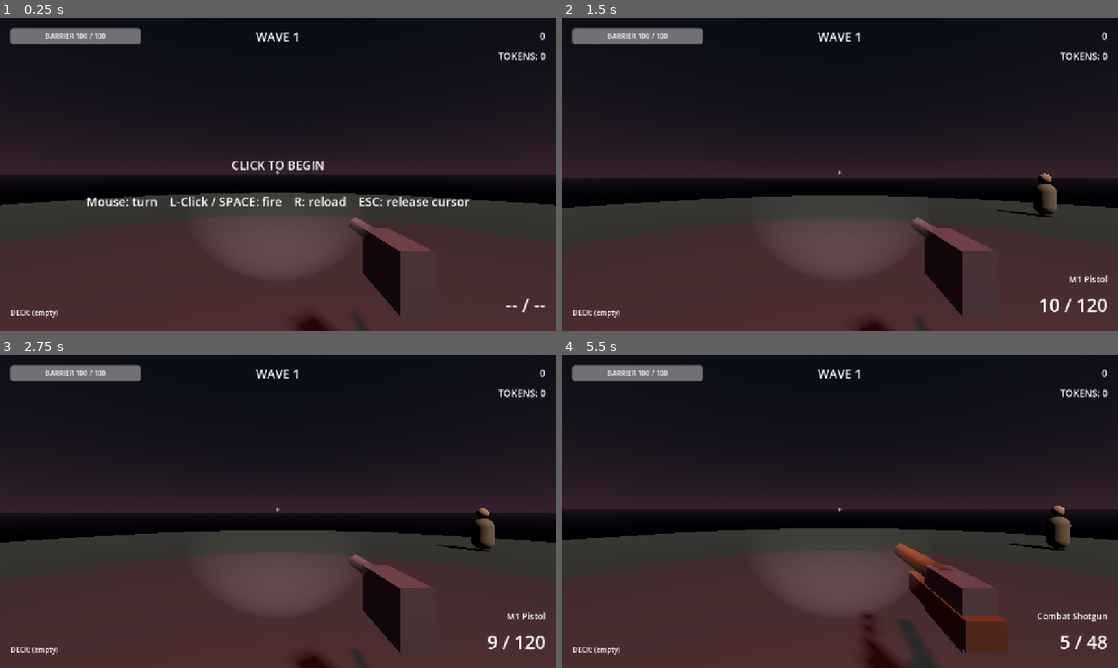
Above: before the commit, frames 1-4 (two rows, left to right).
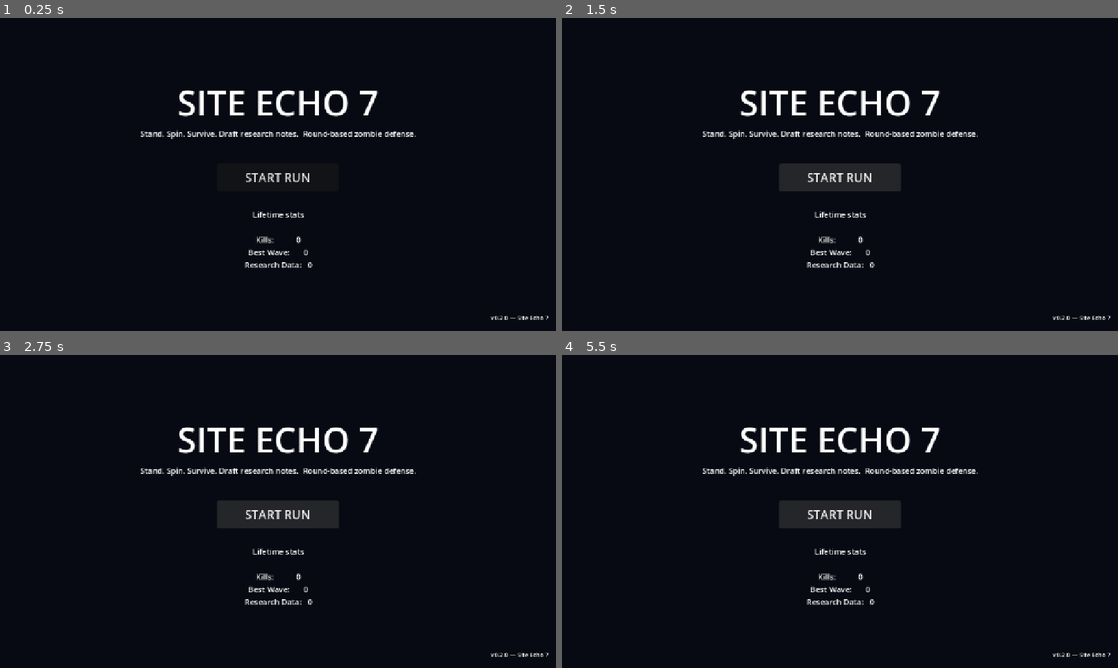
Above: after the commit, the same moments.

Repository: Josh-Buck/site-echo-7
Game: Godot game, scene res://scenes/ui/TitleScreen.tscn
Two runs of this game, one before a commit and one after it. Both use one fixed random seed, a clock stepped at 60 frames per second and the inputs below. Before the commit the project starts from res://scenes/Main.tscn.
Inputs (mouse positions are in pixels of both pictures, inside the frame that each line leads up to):
- Up to frame 1 (0.25 s): no input
- Up to frame 2 (1.5 s): click (840, 177) at 0.5 s, where only the run after the commit has a clickable "START RUN"; click (840, 177) at 1.25 s, where only the run after the commit has a clickable "START RUN"
- Up to frame 3 (2.75 s): click (278, 514) at 2 s, where only the run after the commit has a clickable "START RUN"
- Up to frame 4 (5.5 s): move the mouse to (867, 511) at 2.77 s; press the mouse at (867, 511) at 2.78 s; move the mouse to (812, 511) at 3.52 s; release the mouse at (812, 511) at 3.53 s; tap Q (swap_next) at 3.6 s; click (812, 511) at 3.67 s; move the mouse to (851, 505) at 4.27 s; hold 1 (swap_primary) 4.28-5.03 s; click (851, 505) at 4.42 s; move the mouse to (834, 517) at 5.02 s; tap 2 (swap_secondary) at 5.1 s; click (834, 517) at 5.17 s

The runs differ from the first frame. In frame 1, 58% of the frame differs, in the area x 0-100%, y 3-100%; in frame 2, 57%; in frame 3, 58%; in frame 4, 58%.

Commit message:
M2c1: title screen, run-end stats banking, return-to-menu flow

Diff:
--- a/autoload/MetaProgress.gd
+++ b/autoload/MetaProgress.gd
@@ -14,6 +14,15 @@
 
 func add_score(amount: int) -> void:
 	lifetime_score += amount
+	SaveSystem.save_meta()
+
+func record_run_end() -> void:
+	if GameState.current_round > best_round:
+		best_round = GameState.current_round
+	# Convert remaining tokens to RD at end of run (10:1 with round bonus).
+	var round_mult: float = 1.0 + (float(GameState.current_round) * 0.05)
+	var earned := int(float(GameState.tokens) / 10.0 * round_mult)
+	research_data += earned
 	SaveSystem.save_meta()
 
 func reset_all() -> void:
--- a/project.godot
+++ b/project.godot
@@ -12,7 +12,7 @@
 
 config/name="Site Echo 7"
 config/description="Stationary 360° horde shooter. Draft research-note cards between rounds. Site Echo-7 outbreak."
-run/main_scene="res://scenes/Main.tscn"
+run/main_scene="res://scenes/ui/TitleScreen.tscn"
 config/features=PackedStringArray("4.6", "GL Compatibility")
 config/icon="res://icon.svg"
 
--- /dev/null
+++ b/scenes/ui/TitleScreen.gd
@@ -0,0 +1,28 @@
+extends Control
+
+@onready var title_label: Label = $VBox/TitleLabel
+@onready var subtitle_label: Label = $VBox/SubtitleLabel
+@onready var stats_label: Label = $VBox/StatsLabel
+@onready var start_button: Button = $VBox/StartButton
+@onready var version_label: Label = $VersionLabel
+
+func _ready() -> void:
+	Input.set_mouse_mode(Input.MOUSE_MODE_VISIBLE)
+	start_button.pressed.connect(_on_start_pressed)
+	_refresh_stats()
+	version_label.text = "v0.2.0 — Site Echo 7"
+
+func _refresh_stats() -> void:
+	var lines: Array[String] = []
+	lines.append("Lifetime stats")
+	lines.append("")
+	lines.append("Kills:           %d" % MetaProgress.lifetime_kills)
+	lines.append("Best Wave:       %d" % MetaProgress.best_round)
+	lines.append("Research Data:   %d" % MetaProgress.research_data)
+	stats_label.text = "\n".join(lines)
+
+func _on_start_pressed() -> void:
+	# The first interaction is a click — register it for audio gating now.
+	AudioMan.register_first_gesture()
+	GameState.start_run()
+	get_tree().change_scene_to_file("res://scenes/Main.tscn")
--- /dev/null
+++ b/scenes/ui/TitleScreen.tscn
@@ -0,0 +1,84 @@
+[gd_scene load_steps=3 format=3 uid="uid://b1titlexyz"]
+
+[ext_resource type="Script" path="res://scenes/ui/TitleScreen.gd" id="1_title"]
+
+[sub_resource type="StyleBoxFlat" id="StyleBoxFlat_bg"]
+bg_color = Color(0.03, 0.04, 0.07, 1)
+
+[node name="TitleScreen" type="Control"]
+anchors_preset = 15
+anchor_right = 1.0
+anchor_bottom = 1.0
+grow_horizontal = 2
+grow_vertical = 2
+
+[node name="Background" type="PanelContainer" parent="."]
+anchors_preset = 15
+anchor_right = 1.0
+anchor_bottom = 1.0
+grow_horizontal = 2
+grow_vertical = 2
+theme_override_styles/panel = SubResource("StyleBoxFlat_bg")
+
+[node name="VBox" type="VBoxContainer" parent="."]
+anchors_preset = 8
+anchor_left = 0.5
+anchor_top = 0.5
+anchor_right = 0.5
+anchor_bottom = 0.5
+offset_left = -300.0
+offset_top = -240.0
+offset_right = 300.0
+offset_bottom = 240.0
+grow_horizontal = 2
+grow_vertical = 2
+alignment = 1
+
+[node name="TitleLabel" type="Label" parent="VBox"]
+layout_mode = 2
+theme_override_font_sizes/font_size = 80
+text = "SITE ECHO 7"
+horizontal_alignment = 1
+
+[node name="SubtitleLabel" type="Label" parent="VBox"]
+layout_mode = 2
+theme_override_font_sizes/font_size = 18
+text = "Stand. Spin. Survive. Draft research notes.  Round-based zombie defense."
+horizontal_alignment = 1
+
+[node name="Spacer1" type="Control" parent="VBox"]
+layout_mode = 2
+custom_minimum_size = Vector2(0, 48)
+
+[node name="StartButton" type="Button" parent="VBox"]
+layout_mode = 2
+size_flags_horizontal = 4
+custom_minimum_size = Vector2(280, 64)
+theme_override_font_sizes/font_size = 28
+text = "START RUN"
+
+[node name="Spacer2" type="Control" parent="VBox"]
+layout_mode = 2
+custom_minimum_size = Vector2(0, 32)
+
+[node name="StatsLabel" type="Label" parent="VBox"]
+layout_mode = 2
+theme_override_font_sizes/font_size = 18
+text = "Lifetime stats\n\nKills:           0\nBest Wave:       0\nResearch Data:   0"
+horizontal_alignment = 1
+
+[node name="VersionLabel" type="Label" parent="."]
+anchors_preset = 3
+anchor_left = 1.0
+anchor_top = 1.0
+anchor_right = 1.0
+anchor_bottom = 1.0
+offset_left = -260.0
+offset_top = -40.0
+offset_right = -16.0
+offset_bottom = -12.0
+grow_horizontal = 0
+grow_vertical = 0
+theme_override_font_sizes/font_size = 14
+text = "v0.2.0 — Site Echo 7"
+horizontal_alignment = 2
--- a/scenes/ui/WaveComplete.gd
+++ b/scenes/ui/WaveComplete.gd
@@ -32,23 +32,25 @@
 
 func _on_barrier_destroyed() -> void:
 	_is_game_over = true
+	MetaProgress.record_run_end()
 	title_label.text = "BARRIER BREACHED"
-	stats_label.text = "Survived %d waves    Kills: %d    Tokens: %d" % [GameState.current_round, GameState.current_score, GameState.tokens]
+	stats_label.text = "Survived %d waves    Kills: %d    Tokens banked into Research Data" % [GameState.current_round, GameState.current_score]
 	next_wave_button.visible = false
 	retry_button.visible = true
-	retry_button.text = "RETRY"
+	retry_button.text = "RETURN TO MENU"
 	_show()
 
 func _on_run_ended(stats: Dictionary) -> void:
 	_is_game_over = true
 	if stats.get("victory", false):
+		MetaProgress.record_run_end()
 		title_label.text = "ALL WAVES SURVIVED"
-		stats_label.text = "Kills: %d    Tokens: %d    Lifetime: %d" % [GameState.current_score, GameState.tokens, MetaProgress.lifetime_kills]
+		stats_label.text = "Kills: %d    Run banked to Research Data    Lifetime: %d" % [GameState.current_score, MetaProgress.lifetime_kills]
 	else:
-		return  # barrier_destroyed already handled
+		return
 	next_wave_button.visible = false
 	retry_button.visible = true
-	retry_button.text = "PLAY AGAIN"
+	retry_button.text = "RETURN TO MENU"
 	_show()
 
 func _show() -> void:
@@ -66,4 +68,6 @@
 		push_warning("[WaveComplete] SpawnRing not found")
 
 func _on_retry_pressed() -> void:
-	get_tree().reload_current_scene()
+	# Return to title screen so lifetime stats update visibly between runs.
+	SaveSystem.save_meta()
+	get_tree().change_scene_to_file("res://scenes/ui/TitleScreen.tscn")
Not shown, changed: docs/test-backlog.md
